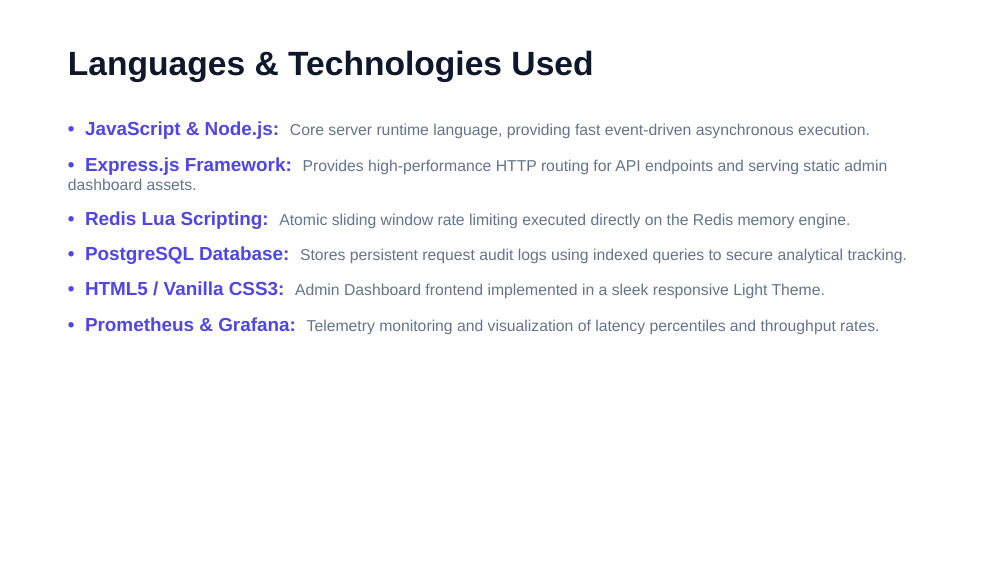
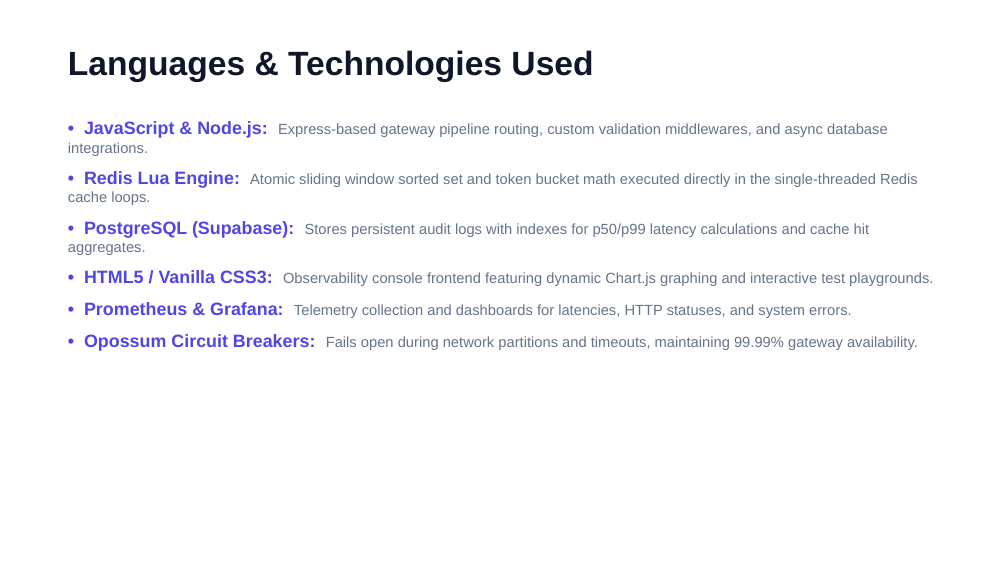
Before and after one commit to nikhil-codes-tech/rate_limiter, a slide deck: slide 3 of rate_limiter_presentation.pptx. Drawn at 1008x567 pixels with LibreOffice and Linux fonts; fonts in the diff are those of the drawing. Boxes give left, top, right and bottom in pixels: in the first picture for what was removed or moved away, otherwise in the second. Text is boxed around its words. In the diff, an @@ line names an element or a change of style, - is before the commit and + after.

Commit message:
Update PPTX presentation with Token Bucket and Chaos telemetry slides

```diff
--- a/rate_limiter_presentation.pptx
+++ b/rate_limiter_presentation.pptx
@@ text at (68, 121, 933, 351): text changed; size 15 to 14 pt @@
-• JavaScript & Node.js: Core server runtime language, providing fast event-driven asynchronous execution.
-• Express.js Framework: Provides high-performance HTTP routing for API endpoints and serving static admin dashboard assets.
-• Redis Lua Scripting: Atomic sliding window rate limiting executed directly on the Redis memory engine.
-• PostgreSQL Database: Stores persistent request audit logs using indexed queries to secure analytical tracking.
-• HTML5 / Vanilla CSS3: Admin Dashboard frontend implemented in a sleek responsive Light Theme.
-• Prometheus & Grafana: Telemetry monitoring and visualization of latency percentiles and throughput rates.
+• JavaScript & Node.js: Express-based gateway pipeline routing, custom validation middlewares, and async database integrations.
+• Redis Lua Engine: Atomic sliding window sorted set and token bucket math executed directly in the single-threaded Redis cache loops.
+• PostgreSQL (Supabase): Stores persistent audit logs with indexes for p50/p99 latency calculations and cache hit aggregates.
+• HTML5 / Vanilla CSS3: Observability console frontend featuring dynamic Chart.js graphing and interactive test playgrounds.
+• Prometheus & Grafana: Telemetry collection and dashboards for latencies, HTTP statuses, and system errors.
+• Opossum Circuit Breakers: Fails open during network partitions and timeouts, maintaining 99.99% gateway availability.
```
Also in this commit, not shown: 4 other slides changed, 2 slides added, 2 slides removed, 1 other file.
